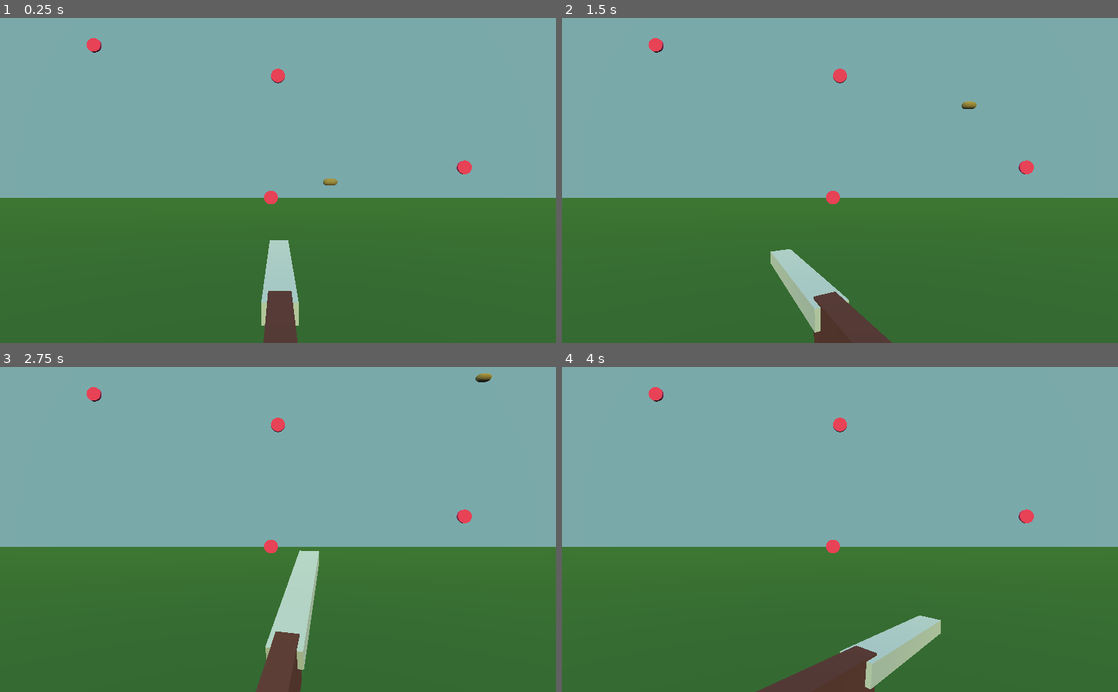
Above: before the commit, frames 1-4 (two rows, left to right).
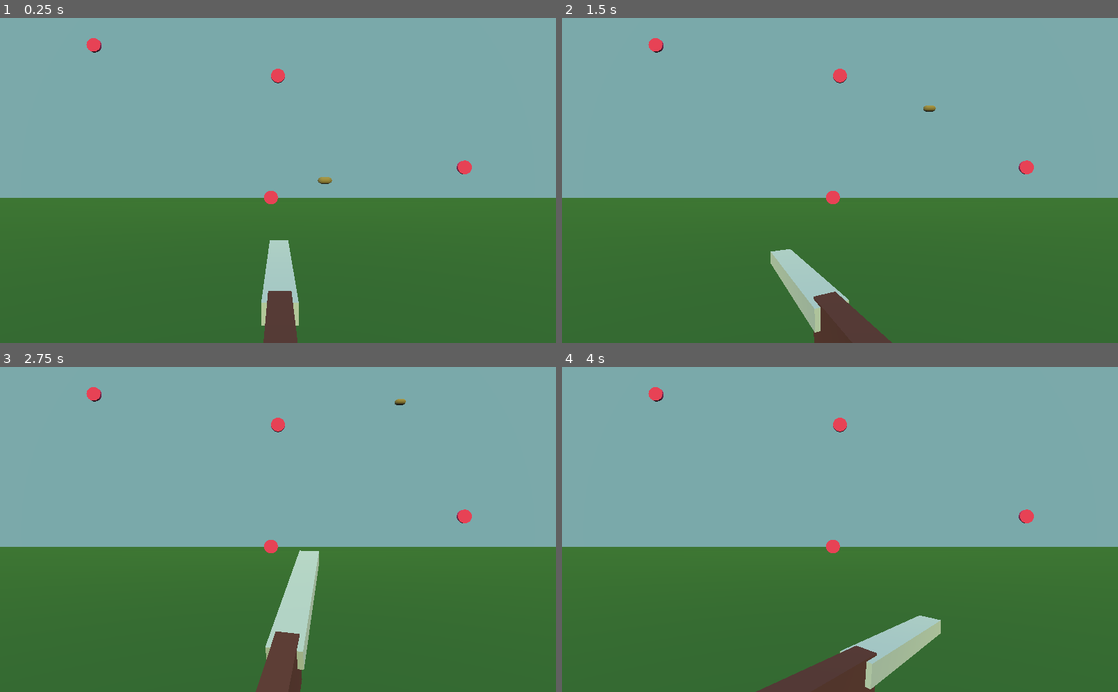
Above: after the commit, the same moments.

Repository: zMenta/CapsuleHunt3D
Game: Godot game, scene res://Level/Level.tscn
Same seed, same stepped clock (60 frames per second), same inputs: the game is played once before the commit and once after it.
Inputs (mouse positions are in pixels of both pictures, inside the frame that each line leads up to):
- Up to frame 1 (0.25 s): no input
- Up to frame 2 (1.5 s): move the mouse to (962, 164) at 0.52 s; press the mouse at (962, 164) at 0.53 s; move the mouse to (728, 196) at 1.27 s; release the mouse at (728, 196) at 1.28 s; click (728, 196) at 1.35 s
- Up to frame 3 (2.75 s): move the mouse to (333, 458) at 2.02 s; press the mouse at (333, 458) at 2.03 s
- Up to frame 4 (4 s): move the mouse to (812, 594) at 2.77 s; release the mouse at (812, 594) at 2.78 s; click (812, 594) at 2.85 s; move the mouse to (1006, 578) at 3.52 s; press the mouse at (1006, 578) at 3.53 s

The runs differ from the first frame. In frame 1, less than 0.1% of the frame differs, in the area x 57-61%, y 48-52%; in frame 2, less than 0.1%; in frame 3, 0.1%, in the area x 71-89%, y 1-12%; in frame 4, nothing differs.

Commit message:
Better Duck Paths

Diff:
--- a/DuckHunt3D/Ducks/Duck.gd
+++ b/DuckHunt3D/Ducks/Duck.gd
@@ -4,6 +4,9 @@
 
 export var move_speed := 8
 export var direction := Vector3(1,1,0)
+
+func _ready() -> void:
+	direction = Vector3(rand_range(-1,1),1,rand_range(-0.5,0))
 
 
 func _physics_process(delta: float) -> void:
